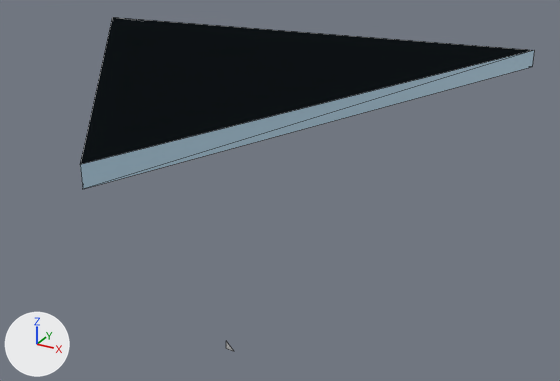
One commit to the glTF model projects/rv/assets/models/rv/rv_glass_frag1.gltf: the scene before it, then after it.
Camera for both pictures: a 50 mm lens placed at (0.782, -1.179, 0.393), pointed at (0.093, 0.074, -0.234). Arrows for +X, +Y and +Z are at lower left; the lights stay in place. The picture after the commit comes second. Mesh edges are drawn as thin lines. Vertices at exactly the same position are counted once.

In view in the first picture: 'RV_GlassFrag1'.
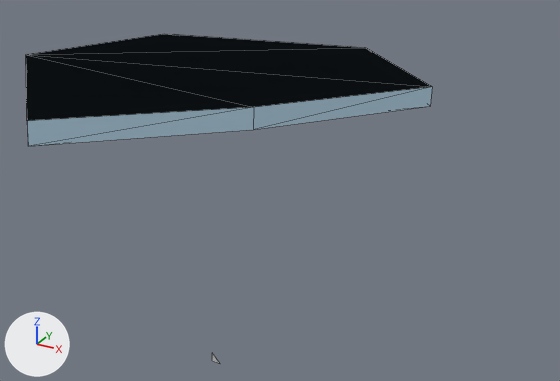
Location of each change, (x1, y1, x2, y2) in pixels of the pictures (560 x 381 px; the box of a moved part takes in the faces that stretch with it):
```json
{"object": "RV_GlassFrag1", "change": "reshaped", "before": [80, 17, 534, 351], "after": [25, 34, 432, 364], "on screen": "10% narrower"}
{"part": 1, "of": "me_rv_glassfrag1", "change": "moved or reshaped", "before": [226, 342, 233, 351], "after": [212, 353, 220, 364]}
{"part": 2, "of": "me_rv_glassfrag1", "change": "rebuilt", "before": [80, 17, 534, 189], "after": [25, 34, 432, 146], "on screen": "10% narrower, 35% shorter"}
```

The change, as JSON lines over the scene's bpy script:
```json
{"block": "me_rv_glassfrag1", "where": "# used by ob_rv_glassfrag1; location = (0.0, 0.0, 0.0)"}
{"op": "remove", "block": "me_rv_glassfrag1", "code": "me_rv_glassfrag1.from_pydata(...)  # 9 vertices, 9 faces; spans x -0.5..0.48, y -0.48..0.45, z -0.6..0.018"}
{"op": "add", "block": "me_rv_glassfrag1", "code": "me_rv_glassfrag1.from_pydata(...)  # 15 vertices, 21 faces; spans x -0.372..0.372, y -0.48..0.48, z -0.597..0.061"}
{"block": "me_rv_glassfrag1", "change": "me_rv_glassfrag1 part 1: the loose piece of 3 vertices spanning x 0.0..0.02, y 0.0, z -0.6..-0.58 is moved by (0.0, -0.054, 0.003)"}
{"block": "me_rv_glassfrag1", "change": "me_rv_glassfrag1 part 2: the loose piece of 6 vertices spanning x -0.5..0.48, y -0.48..0.45, z -0.018..0.018 is rebuilt with 12 vertices and now spans x -0.372..0.372, y -0.48..0.48, z -0.061..0.061"}
```
